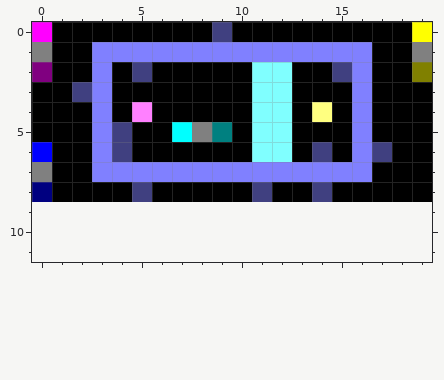
Pixel-art sprite: Assets/Resources/Levels/1.png. Above: the version before the commit.
The file is 20x9 pixels. The old version is drawn lined up with the new one, on the new canvas.
Now the later version:
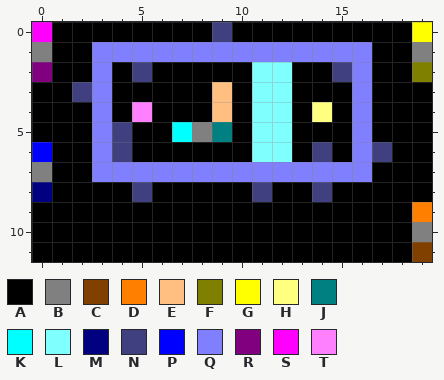
Palette (. is transparent): A #000000  B #808080  C #804000  D #ff8000  E #ffbf80  F #808000  G #ffff00  H #ffff80  J #008080  K #00ffff  L #80ffff  M #000080  N #404080  P #0000ff  Q #8080ff  R #800080  S #ff00ff  T #ff80ff
Difference:
canvas 20x9 -> 20x12
There is now colour A in rows 9 to 11 at x 0 to 18.
There is now colour B in row 10 at x 19.
There is now colour C in row 11 at x 19.
There is now colour D in row 9 at x 19.
The edit turns colour A into colour E in rows 3 to 4 at x 9.
Changed places in both pictures, as pixel boxes (x1, y1, x2, y2):
changed: (212, 82, 232, 122)
added: (32, 202, 432, 262)
